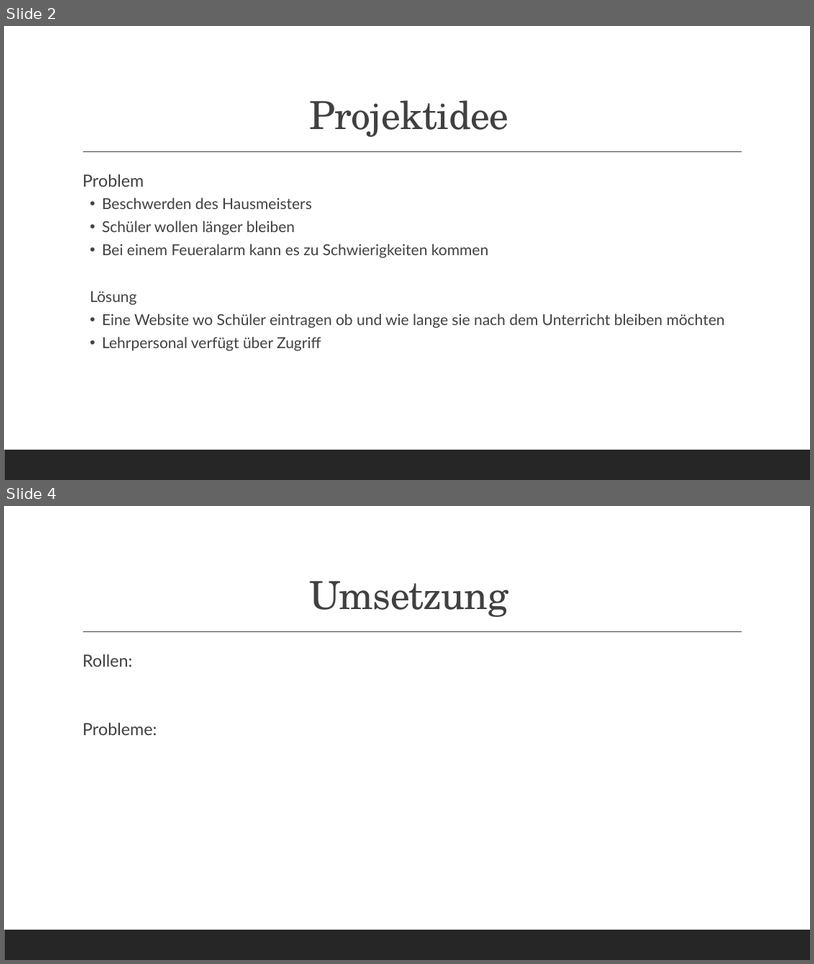
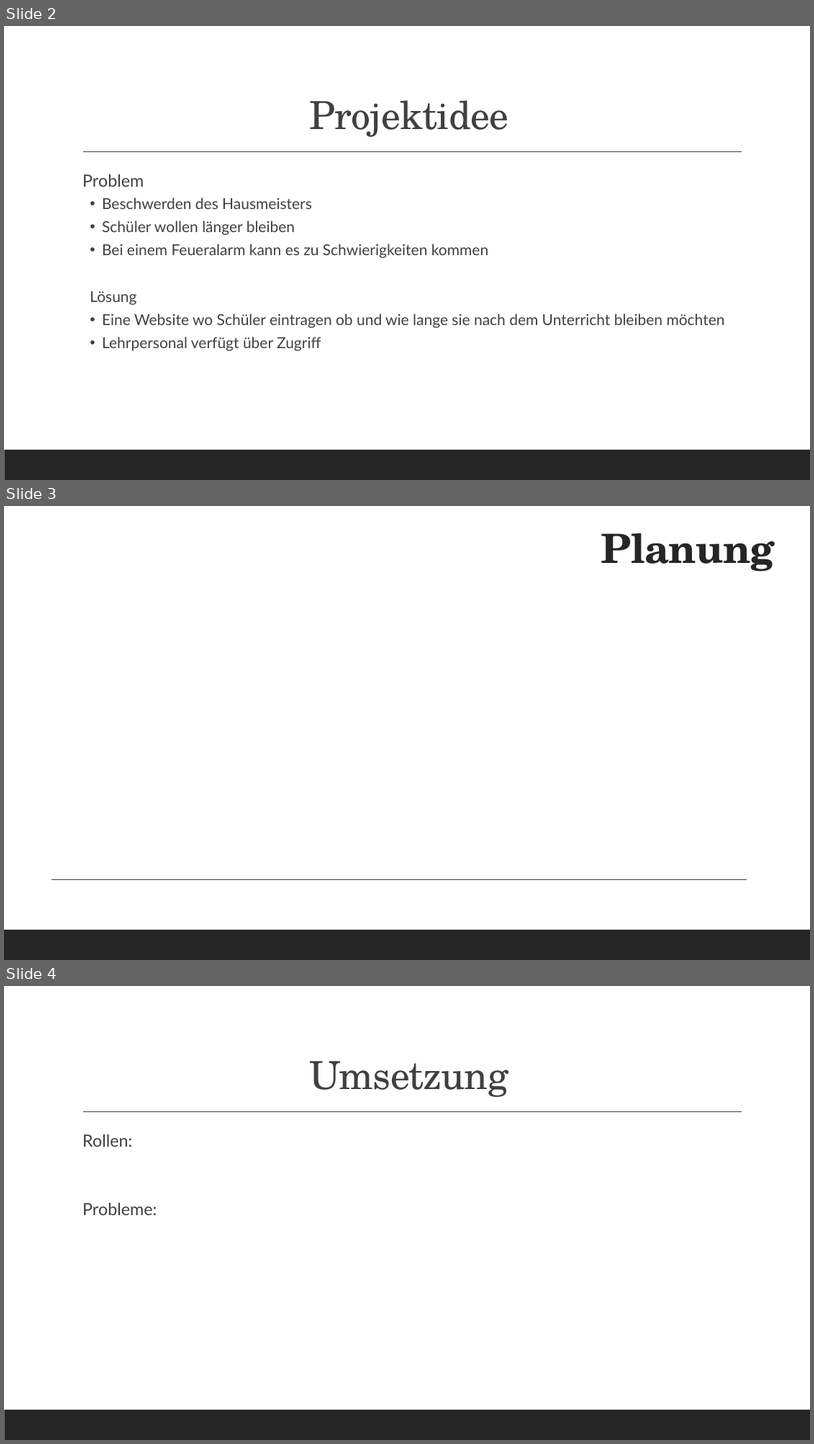
Before and after one commit to filipjosipovic/OverTime, a slide deck: Overtime.pptx. Shown one above the other, each under a label of ours: slides 2 and 4 before the commit, slides 2, 3 and 4 after it; the slides between them are not shown. The pictures are 814x964 and 814x1444 pixels, drawn with LibreOffice and Linux fonts; fonts in the diff are those of the drawing; background and template pictures are left out. Boxes give left, top, right and bottom in pixels: in the first picture for what was removed or moved away, otherwise in the second. Text is boxed around its words. In the diff, an @@ line names an element or a change of style, - is before the commit and + after.

```diff
--- a/Overtime.pptx
+++ b/Overtime.pptx
@@ slide 3 added at (x1=4, y1=506, x2=810, y2=960), background picture (left out) @@
@@ rectangle added at (x1=4, y1=506, x2=810, y2=960), fill #FFFFFF @@
@@ title added at (x1=601, y1=533, x2=775, y2=572), 48 pt, text #262626, bold @@
+Planung
@@ line added from (52, 879) to (748, 879), #404040 1 pt @@
@@ rectangle added at (x1=4, y1=929, x2=810, y2=960), fill #262626 @@
```
Also in this commit, not shown: 1 slide removed, 1 other file.
